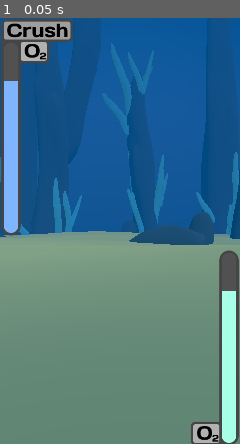
Above: before the commit, frame 1.
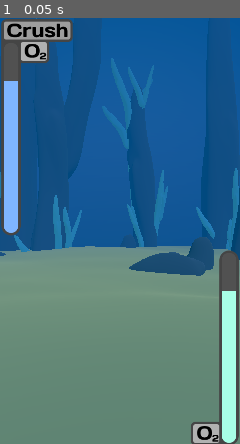
Above: after the commit, the same moment.

Repository: eikap/ggj-2026
Game: Godot game, scene res://Scenes/Game.tscn
Same seed, same stepped clock (60 frames per second), same inputs: the game is played once before the commit and once after it. This scene is started directly instead of the project's main scene.
Inputs:
- Up to frame 1 (0.05 s): no input

The runs differ from the first frame. In frame 1, 8.9% of the frame differs, in the area x 0-100%, y 0-61%.
Error in both runs: Invalid access to property or key '1' on a base object of type 'Dictionary'. (res://Scripts/hud_ui.gd:10)

Commit message:
Moving ground down

Diff:
--- a/Scenes/Game.tscn
+++ b/Scenes/Game.tscn
@@ -124,7 +124,7 @@
 [node name="Audio_MusicPlayer" parent="." unique_id=230560115 instance=ExtResource("7_2irst")]
 
 [node name="Tub" type="MeshInstance3D" parent="." unique_id=222265727]
-transform = Transform3D(-1, 0, -8.742278e-08, 0, 1, 0, 8.742278e-08, 0, -1, -0.13454056, -5.7416935, 0.01203537)
+transform = Transform3D(-1, 0, -8.742278e-08, 0, 1, 0, 8.742278e-08, 0, -1, -0.13454056, -8.463927, 0.01203537)
 mesh = ExtResource("9_bf53h")
 
 [node name="Pillar" parent="Tub" unique_id=908959435 instance=ExtResource("10_3so38")]
@@ -184,32 +184,32 @@
 [node name="Background" parent="Tub" unique_id=810297713 instance=ExtResource("11_3so38")]
 transform = Transform3D(-6.526932, 0, 8.742278e-08, 0, 1.9308456, 0, -5.706025e-07, 0, -1, -1.1920929e-06, 48.356636, 63.90826)
 
-[node name="coral" parent="." unique_id=1366947986 instance=ExtResource("13_3cx6b")]
-transform = Transform3D(1, 0, 0, 0, 1, 0, 0, 0, 1, 27.429142, 0, -34.640003)
-
-[node name="coral2" parent="." unique_id=1571015473 instance=ExtResource("13_3cx6b")]
-transform = Transform3D(0.34267595, 0, -0.93945354, 0, 1.6864281, 0, 0.93945354, 0, 0.34267595, 47.421078, -0.9251747, -54.58267)
-
-[node name="coral9" parent="." unique_id=1235648618 instance=ExtResource("13_3cx6b")]
-transform = Transform3D(-0.49463993, 0, -0.8690982, 0, 1, 0, 0.8690982, 0, -0.49463993, -16.089823, 41.935303, -46.59044)
-
-[node name="coral3" parent="." unique_id=1659213540 instance=ExtResource("13_3cx6b")]
-transform = Transform3D(-0.88799214, 0, -0.45985883, 0, 1, 0, 0.45985883, 0, -0.88799214, 3.417038, 16.938711, -49.175213)
-
-[node name="coral4" parent="." unique_id=396305542 instance=ExtResource("13_3cx6b")]
-transform = Transform3D(0.16108704, 0, -0.9869402, 0, 1, 0, 0.9869402, 0, 0.16108704, -11.836706, -10.099685, -43.047447)
-
-[node name="coral5" parent="." unique_id=1518139287 instance=ExtResource("13_3cx6b")]
-transform = Transform3D(0.2985577, 0, -0.9543916, 0, 1, 0, 0.9543916, 0, 0.2985577, 5.2848644, -4.769329, -48.69526)
-
-[node name="coral6" parent="." unique_id=32104352 instance=ExtResource("13_3cx6b")]
-transform = Transform3D(0.98036766, 0, 0.19717821, 0, 1, 0, -0.19717821, 0, 0.98036766, -23.009697, 3.870325, -43.961853)
-
-[node name="coral7" parent="." unique_id=1764037264 instance=ExtResource("13_3cx6b")]
-transform = Transform3D(0.5299489, 0, -0.8480296, 0, 1, 0, 0.8480296, 0, 0.5299489, -26.971886, 11.004042, -30.951694)
-
-[node name="coral8" parent="." unique_id=1232422319 instance=ExtResource("13_3cx6b")]
-transform = Transform3D(-0.31193691, 0, -0.9501029, 0, 1, 0, 0.9501029, 0, -0.31193691, 20.560555, -5.2331524, -45.608513)
+[node name="coral2" parent="Tub" unique_id=1571015473 instance=ExtResource("13_3cx6b")]
+transform = Transform3D(-0.34267586, 0, 0.9394536, 0, 1.6864281, 0, -0.9394536, 0, -0.34267586, -47.555622, 4.816519, 54.5947)
+
+[node name="coral3" parent="Tub" unique_id=1659213540 instance=ExtResource("13_3cx6b")]
+transform = Transform3D(0.8879922, 0, 0.45985875, 0, 1, 0, -0.45985875, 0, 0.8879922, -3.5515828, 22.680405, 49.18725)
+
+[node name="coral4" parent="Tub" unique_id=396305542 instance=ExtResource("13_3cx6b")]
+transform = Transform3D(-0.16108695, 0, 0.9869402, 0, 1, 0, -0.9869402, 0, -0.16108695, 11.702162, -4.357991, 43.059483)
+
+[node name="coral9" parent="Tub" unique_id=1235648618 instance=ExtResource("13_3cx6b")]
+transform = Transform3D(0.49464002, 0, 0.8690981, 0, 1, 0, -0.8690981, 0, 0.49464002, 15.95528, 47.676994, 46.602474)
+
+[node name="coral5" parent="Tub" unique_id=1518139287 instance=ExtResource("13_3cx6b")]
+transform = Transform3D(-0.2985576, 0, 0.9543916, 0, 1, 0, -0.9543916, 0, -0.2985576, -5.4194093, 0.9723644, 48.707294)
+
+[node name="coral6" parent="Tub" unique_id=32104352 instance=ExtResource("13_3cx6b")]
+transform = Transform3D(-0.98036766, 0, -0.19717813, 0, 1, 0, 0.19717813, 0, -0.98036766, 22.875153, 9.612019, 43.973892)
+
+[node name="coral7" parent="Tub" unique_id=1764037264 instance=ExtResource("13_3cx6b")]
+transform = Transform3D(-0.52994883, 0, 0.8480297, 0, 1, 0, -0.8480297, 0, -0.52994883, 26.837343, 16.745735, 30.963732)
+
+[node name="coral8" parent="Tub" unique_id=1232422319 instance=ExtResource("13_3cx6b")]
+transform = Transform3D(0.311937, 0, 0.9501029, 0, 1, 0, -0.9501029, 0, 0.311937, -20.695099, 0.5085411, 45.62055)
+
+[node name="coral" parent="Tub" unique_id=1366947986 instance=ExtResource("13_3cx6b")]
+transform = Transform3D(-1, 0, 8.742278e-08, 0, 1, 0, -8.742278e-08, 0, -1, -27.563686, 5.7416935, 34.652035)
 
 [node name="DirectionalLight3D" type="DirectionalLight3D" parent="." unique_id=865134826]
 transform = Transform3D(0.8660254, -0.3535534, 0.3535534, 0, 0.7071068, 0.7071068, -0.5, -0.61237246, 0.61237246, 0, 14.812359, -0.17833328)
